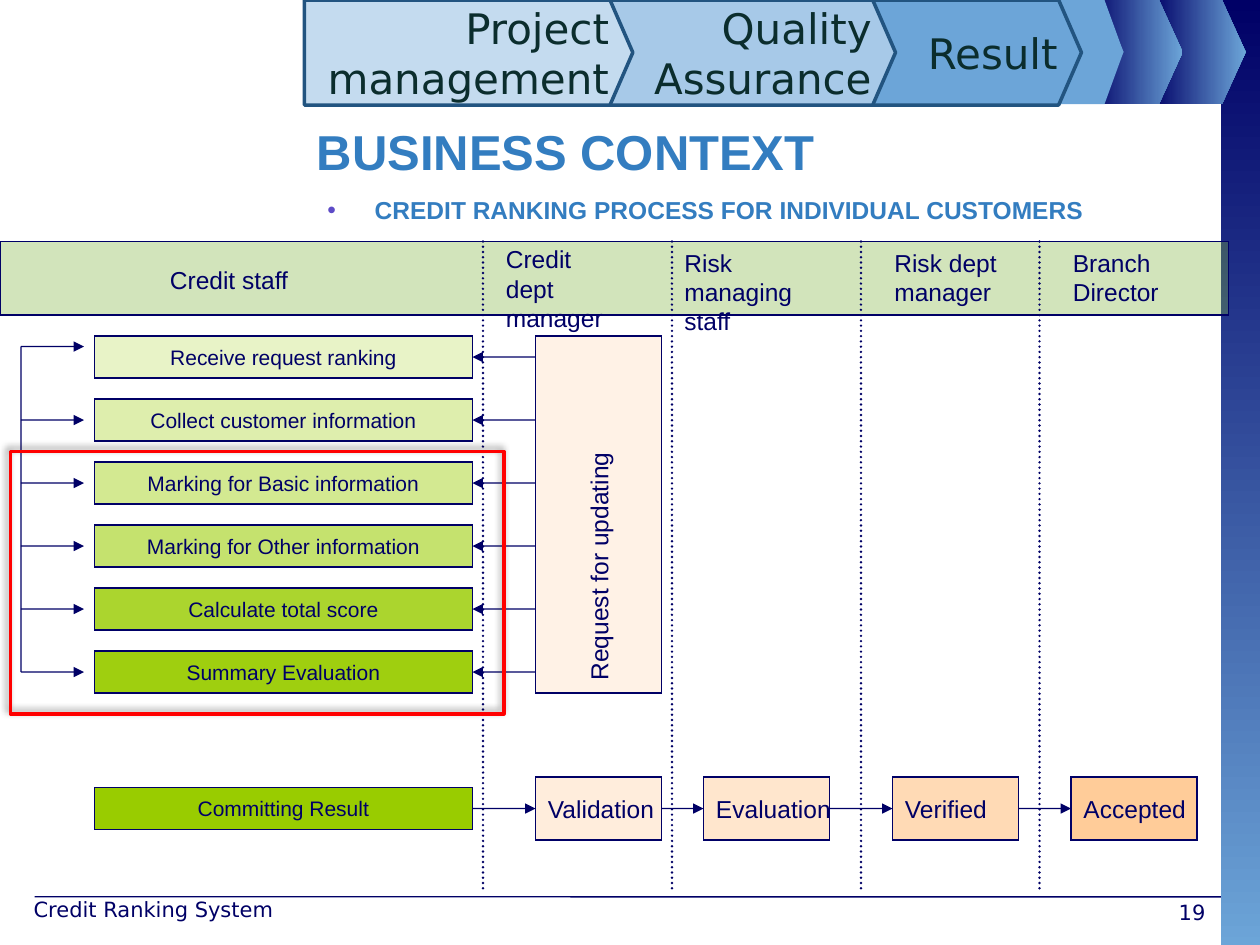
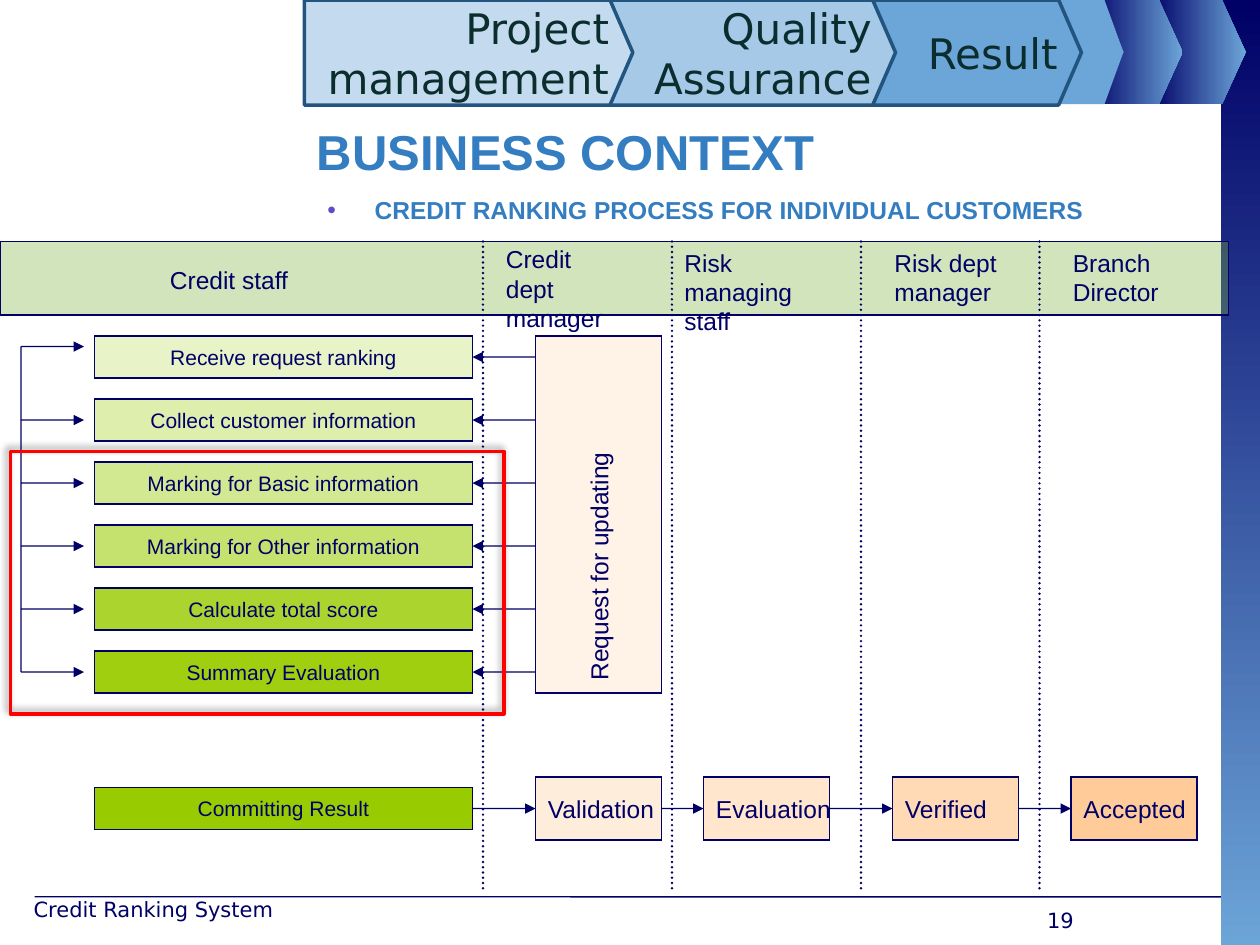
Before and after one commit to maily89/fbdm, a slide deck: slide 19 of Deliverables/FBD - slide.pptx. Drawn at 1260x945 pixels with LibreOffice and Linux fonts; fonts in the diff are those of the drawing; background and template pictures are left out. Boxes give left, top, right and bottom in pixels: in the first picture for what was removed or moved away, otherwise in the second. Text is boxed around its words. In the diff, an @@ line names an element or a change of style, - is before the commit and + after.

```diff
--- a/Deliverables/FBD - slide.pptx
+++ b/Deliverables/FBD - slide.pptx
@@ page number moved from (x1=1179, y1=904, x2=1206, y2=921) to (x1=1047, y1=912, x2=1074, y2=929) @@
@@ page number at (x1=1047, y1=912, x2=1074, y2=929): alignment right to centre @@
```
Also in this commit, not shown: 39 other slides changed, 4 slides removed, 20 other files.
